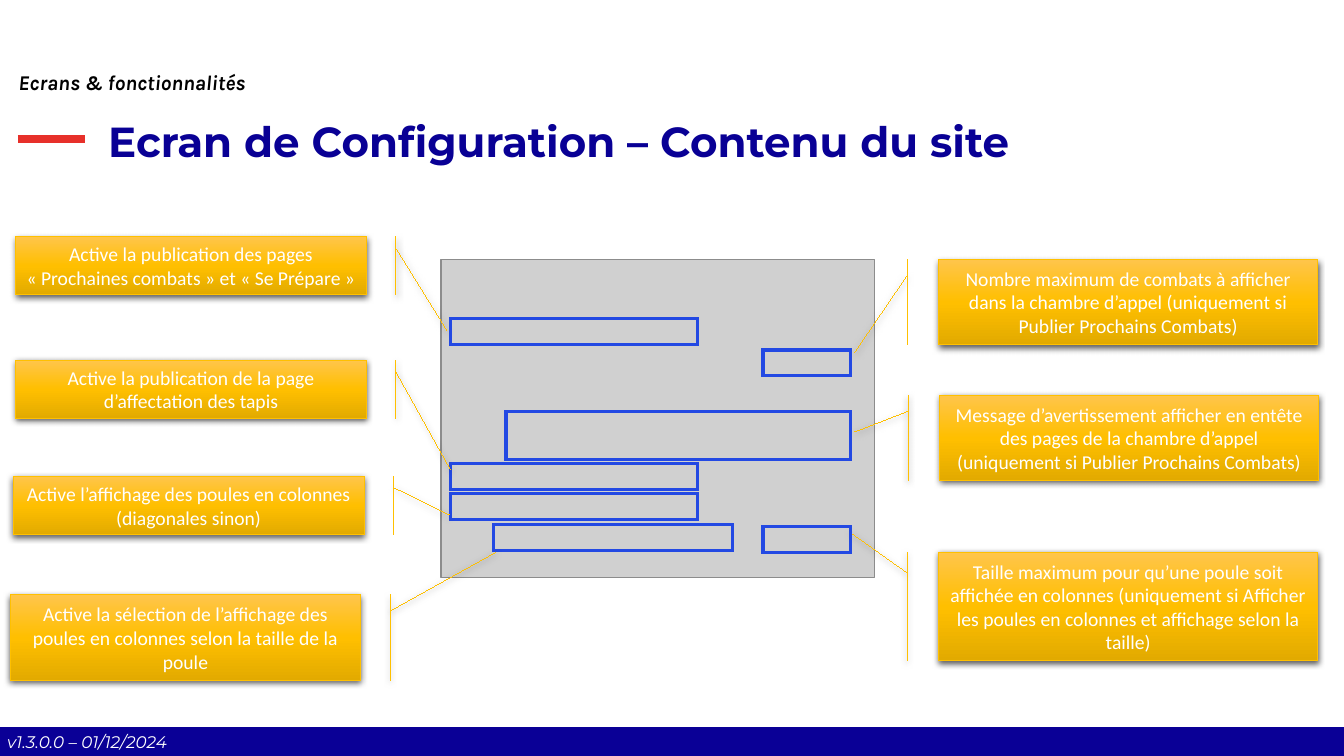
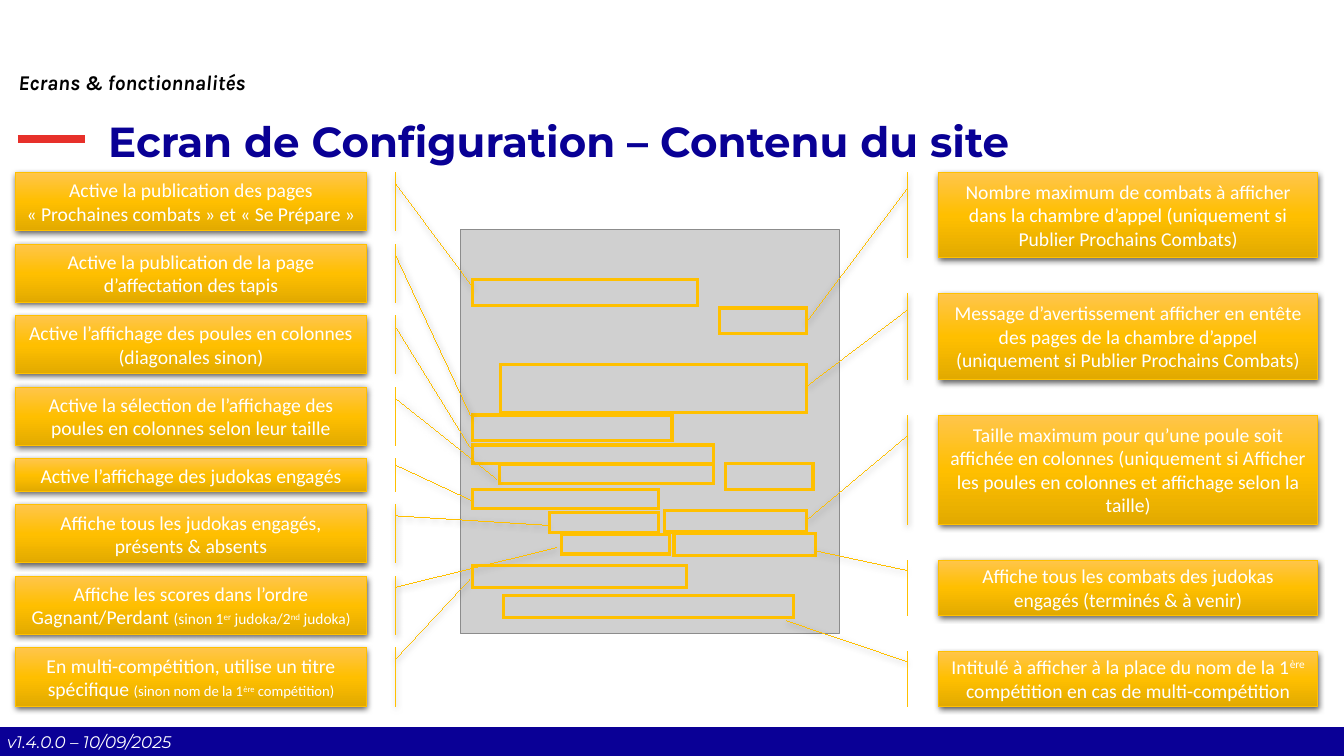
Before and after one commit to Comite-Rhone-Judo/PublicationSuiviCompetition, a slide deck: slide 17 of AppPublication/Documentation/PublicationSuiviCompetition - Manuel d'utilisation.pptx. Drawn at 1344x756 pixels with LibreOffice and Linux fonts; fonts in the diff are those of the drawing; grey boxes stand for pictures; background and template pictures are left out. Boxes give left, top, right and bottom in pixels: in the first picture for what was removed or moved away, otherwise in the second. Text is boxed around its words. In the diff, an @@ line names an element or a change of style, - is before the commit and + after.

Commit message:
Mise à jour du manuel utilisateur pour la version 1.4.0.0

```diff
--- a/AppPublication/Documentation/PublicationSuiviCompetition - Manuel d'utilisation.pptx
+++ b/AppPublication/Documentation/PublicationSuiviCompetition - Manuel d'utilisation.pptx
@@ accent border callout "Active la publication des pages ...": place and size @@
-accent border callout "Active la publication des pages ..." at [16,237,367,295]
+accent border callout "Active la publication des pages ..." at [16,172,367,231]
@@ accent border callout "Nombre maximum de combats à ...": place and size @@
-accent border callout "Nombre maximum de combats à ..." at [939,259,1318,345]
+accent border callout "Nombre maximum de combats à ..." at [939,172,1318,258]
@@ picture: place and size @@
-picture at [442,259,875,578]
+picture at [461,230,840,634]
@@ accent border callout "Active la publication de la ...": place and size @@
-accent border callout "Active la publication de la ..." at [16,360,367,418]
+accent border callout "Active la publication de la ..." at [16,244,367,302]
@@ rectangle: place and size @@
-rectangle at [451,319,698,345]
+rectangle at [472,279,697,306]
@@ accent border callout "Message d’avertissement afficher en entête ...": place and size @@
-accent border callout "Message d’avertissement afficher en entête ..." at [940,395,1319,481]
+accent border callout "Message d’avertissement afficher en entête ..." at [939,294,1318,380]
@@ accent border callout "Active l’affichage des poules en ...": place and size @@
-accent border callout "Active l’affichage des poules en ..." at [13,477,364,535]
+accent border callout "Active l’affichage des poules en ..." at [16,316,367,374]
@@ rectangle: place and size @@
-rectangle at [763,350,851,376]
+rectangle at [720,309,808,335]
@@ proportions changed in 7 elements at [16,172,367,231], [939,172,1318,258], [939,294,1318,380], [16,244,367,302], [939,415,1318,524], [16,316,367,374], [16,387,367,446] @@
@@ accent border callout "Active la sélection de l’affichage ...": place and size @@
-accent border callout "Active la sélection de l’affichage ..." at [10,595,361,681]
+accent border callout "Active la sélection de l’affichage ..." at [16,387,367,446]
@@ rectangle: place and size @@
-rectangle at [506,411,851,459]
+rectangle at [501,365,808,412]
@@ text in accent border callout at [49,398,333,438]: text changed @@
-Active la sélection de l’affichage des poules en colonnes selon la taille de la poule
+Active la sélection de l’affichage des poules en colonnes selon leur taille
@@ rectangle: place and size @@
-rectangle at [451,464,698,490]
+rectangle at [473,415,673,442]
@@ accent border callout "Taille maximum pour qu’une poule ...": place and size @@
-accent border callout "Taille maximum pour qu’une poule ..." at [939,553,1318,661]
+accent border callout "Taille maximum pour qu’une poule ..." at [939,415,1318,524]
@@ rectangle: place and size @@
-rectangle at [451,494,698,520]
+rectangle at [473,445,714,464]
@@ accent border callout added at [16,459,367,491], fill gradient #FFC64B to #FFC000 to #E3AB00, outline #FFC000 0.75 pt, 14 pt, text #FFFFFF @@
+Active l’affichage des judokas engagés
@@ outline #2349E3 2.25 pt to #FFC000 2.25 pt in 7 elements at [472,279,697,306], [720,309,808,335], [473,445,714,464], [501,365,808,412], [473,415,673,442], [726,464,814,490], [499,464,714,484] @@
@@ rectangle: place and size @@
-rectangle at [494,525,733,552]
+rectangle at [499,464,714,484]
@@ rectangle: place and size @@
-rectangle at [763,526,851,553]
+rectangle at [726,464,814,490]
@@ accent border callout added at [16,505,367,564], fill gradient #FFC64B to #FFC000 to #E3AB00, outline #FFC000 0.75 pt, 14 pt, text #FFFFFF @@
+Affiche tous les judokas engagés, présents & absents
@@ rectangle added at [472,489,658,509], outline #FFC000 2.25 pt @@
@@ rectangle added at [551,512,659,532], outline #FFC000 2.25 pt @@
@@ rectangle added at [562,534,670,555], outline #FFC000 2.25 pt @@
@@ rectangle added at [665,510,808,532], outline #FFC000 2.25 pt @@
@@ rectangle added at [675,533,817,556], outline #FFC000 2.25 pt @@
@@ rectangle added at [472,566,686,588], outline #FFC000 2.25 pt @@
@@ accent border callout added at [939,561,1318,616], fill gradient #FFC64B to #FFC000 to #E3AB00, outline #FFC000 0.75 pt, 14 pt, text #FFFFFF @@
+Affiche tous les combats des judokas engagés (terminés & à venir)
@@ accent border callout added at [16,577,367,635], fill gradient #FFC64B to #FFC000 to #E3AB00, outline #FFC000 0.75 pt, 14 pt, text #FFFFFF @@
+Affiche les scores dans l’ordre Gagnant/Perdant (sinon 1er judoka/2nd judoka)
@@ rectangle added at [504,596,795,618], outline #FFC000 2.25 pt @@
@@ accent border callout added at [16,648,367,707], fill gradient #FFC64B to #FFC000 to #E3AB00, outline #FFC000 0.75 pt, 14 pt, text #FFFFFF @@
+En multi-compétition, utilise un titre spécifique (sinon nom de la 1ère compétition)
@@ accent border callout added at [939,651,1318,707], fill gradient #FFC64B to #FFC000 to #E3AB00, outline #FFC000 0.75 pt, 14 pt, text #FFFFFF @@
+Intitulé à afficher à la place du nom de la 1ère compétition en cas de multi-compétition
@@ text at [7,734,171,750]: text changed @@
-v1.3.0.0 – 01/12/2024
+v1.4.0.0 – 10/09/2025
```
Also in this commit, not shown: 33 other slides changed, 2 slides added, 4 other files.
